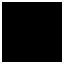
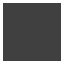
Before/after of a (64, 64) layered artwork. What changed in the layer stack:
"Background.png": opacity 100% → 90%, painted on it over (x1=2, y1=2, x2=62, y2=62)
